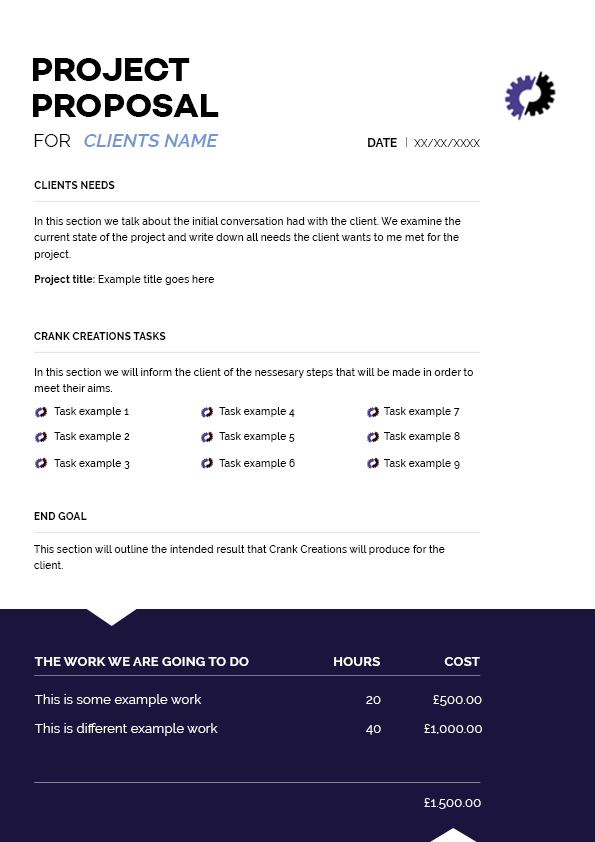
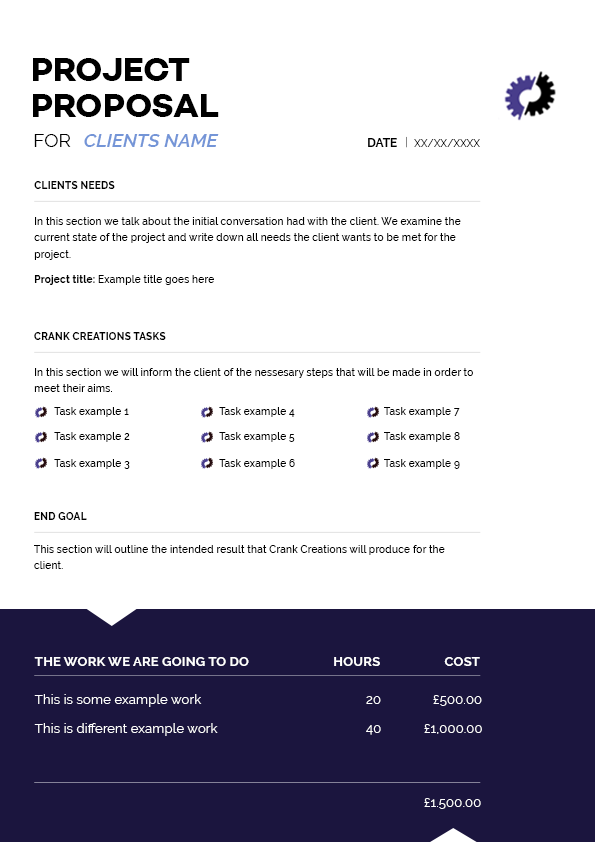
Comparing the layer stacks of the two 595x842 images. Changes:
painted on "In this section we talk about the initial conversation had with" over [387, 233, 459, 241]
